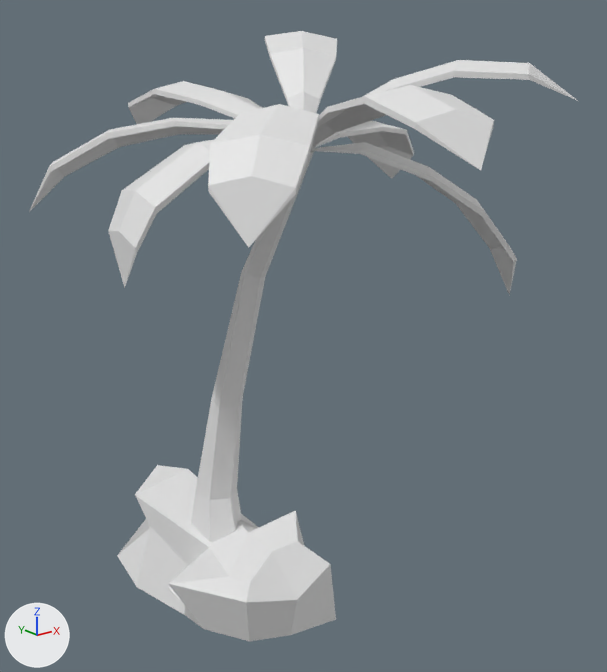
The FBX model models/rockmd.fbx, before and after one commit.
The view is the same before and after, from a 50 mm lens placed at (-0.0711, -0.1006, 0.0861), pointed at (0.0042, -0.0064, 0.0484). The axes (+X, +Y, +Z) are drawn at lower left. The lights are the same throughout. Where no turn or scale is listed for an object, it has been applied to the vertices.

Names of what the first picture shows: 'Cube', 'palm.026'.
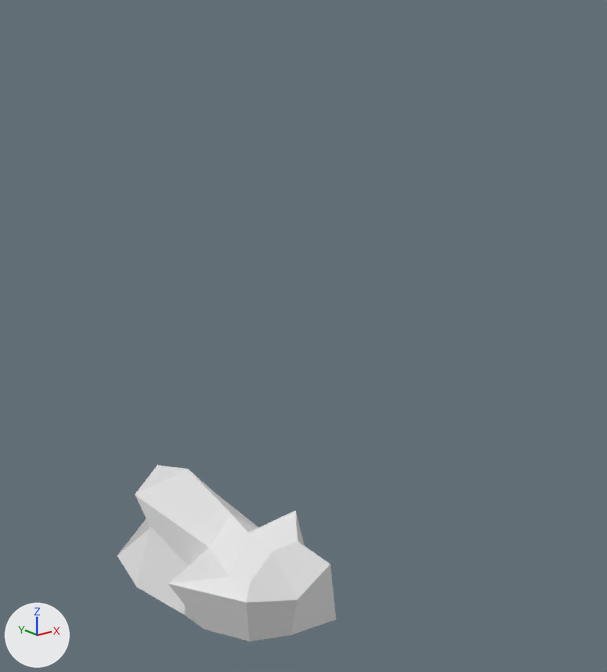
The newer file is also turned or shifted as a whole; pictures and numbers use the older file's frame.

Edits to the bpy script that builds the scene:
```text
Remove ob_palm_026:
    ob_palm_026 = bpy.data.objects.new('palm.026', me_cylinder_026)
    ob_palm_026.location = (-0.0006, 0.0119, 0.035)
```

Boxes [x1, y1, x2, y2] around the edits, measured in the pictures (607 x 672 px):
'palm.026', deleted
    before: [29, 31, 578, 599]
